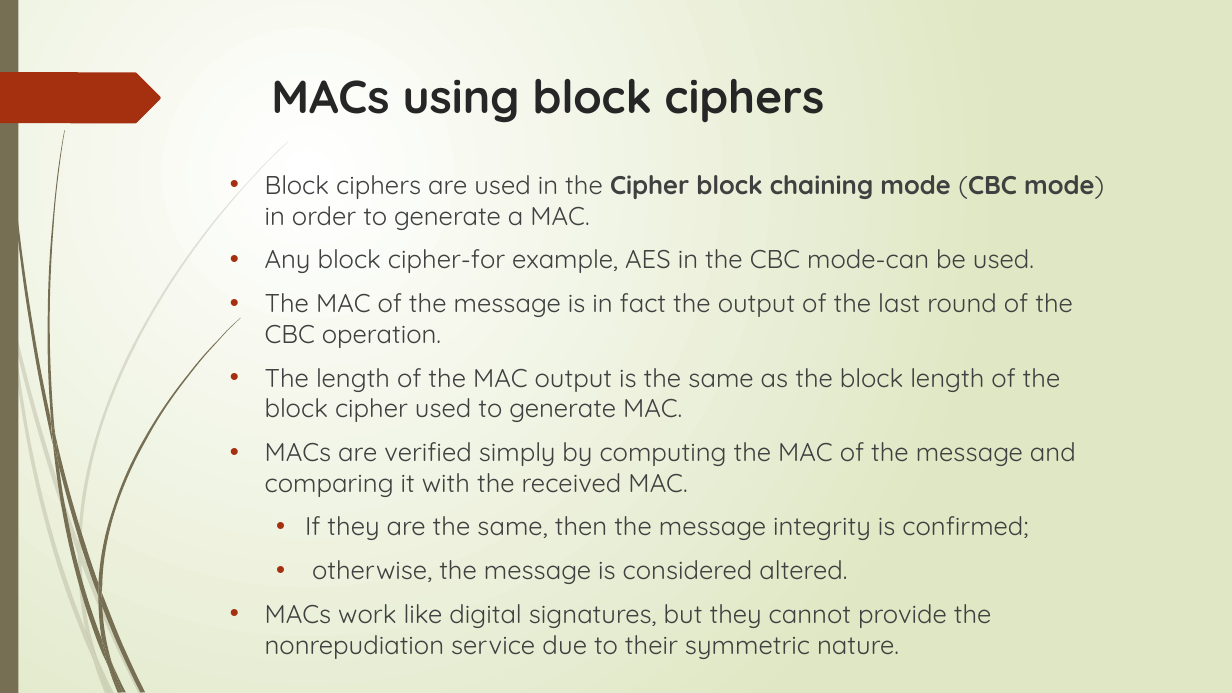
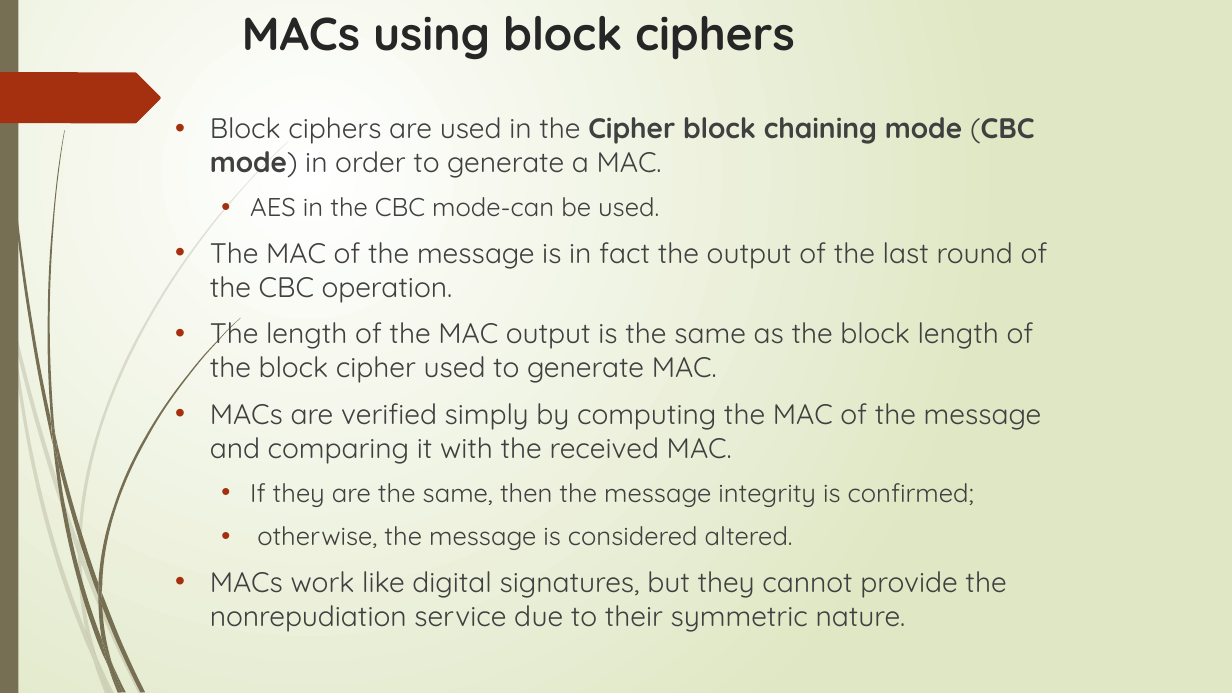
Before and after one commit to sanjayshimoga/nmit-blockchain-DApps, a slide deck: slide 80 of Hash functions.pptx. Drawn at 1232x693 pixels with LibreOffice and Linux fonts; fonts in the diff are those of the drawing. Boxes give left, top, right and bottom in pixels: in the first picture for what was removed or moved away, otherwise in the second. Text is boxed around its words. In the diff, an @@ line names an element or a change of style, - is before the commit and + after.

```diff
--- a/Hash functions.pptx
+++ b/Hash functions.pptx
@@ title "MACs using block ciphers": place and size @@
-title "MACs using block ciphers" at box(271, 79, 825, 123)
+title "MACs using block ciphers" at box(242, 16, 795, 60)
@@ text "Block ciphers are used in ...": place and size @@
-text "Block ciphers are used in ..." at box(265, 175, 1104, 659)
+text "Block ciphers are used in ..." at box(210, 117, 1048, 632)
@@ text at box(210, 117, 1048, 632): size 20 to 22 pt in "Block ciphers are used in the Cipher ...", "The MAC of the message is in ...", "The length of the MAC output is ...", "MACs are verified simply by computing the ..." and 1 more places @@
@@ text at box(250, 197, 659, 217): text changed @@
-• Any block cipher-for example, AES in the CBC mode-can be used.
+  • AES in the CBC mode-can be used.
```
Also in this commit, not shown: 23 other slides changed, 2 slides added, 1 slide removed, 2 other files.
